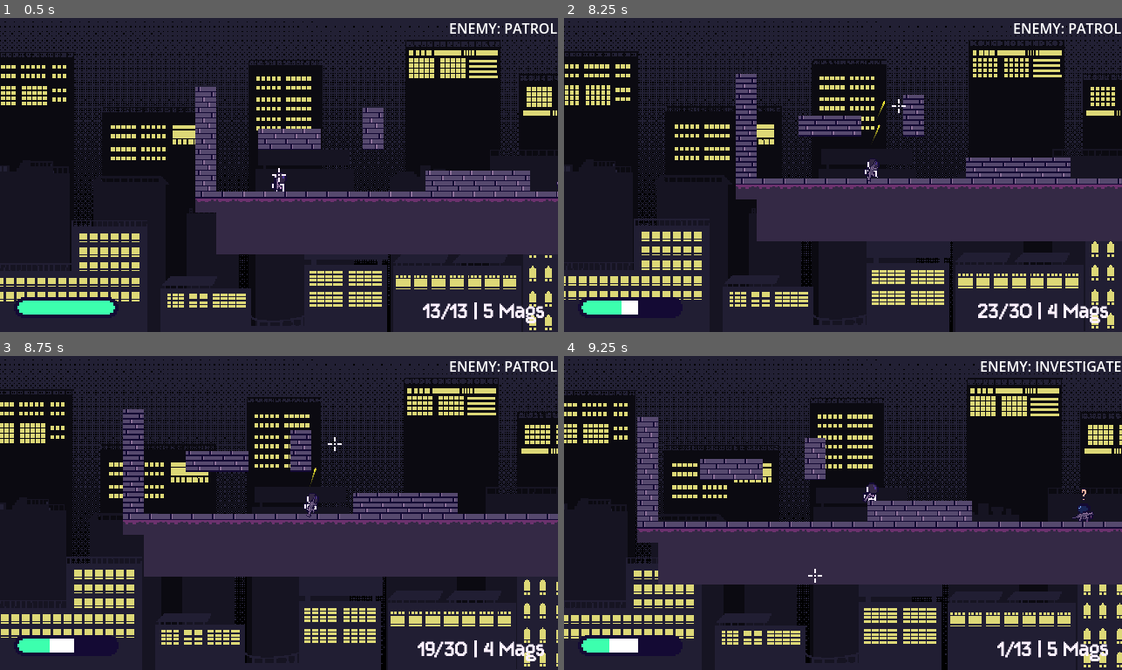
Above: before the commit, frames 1-4 (two rows, left to right).
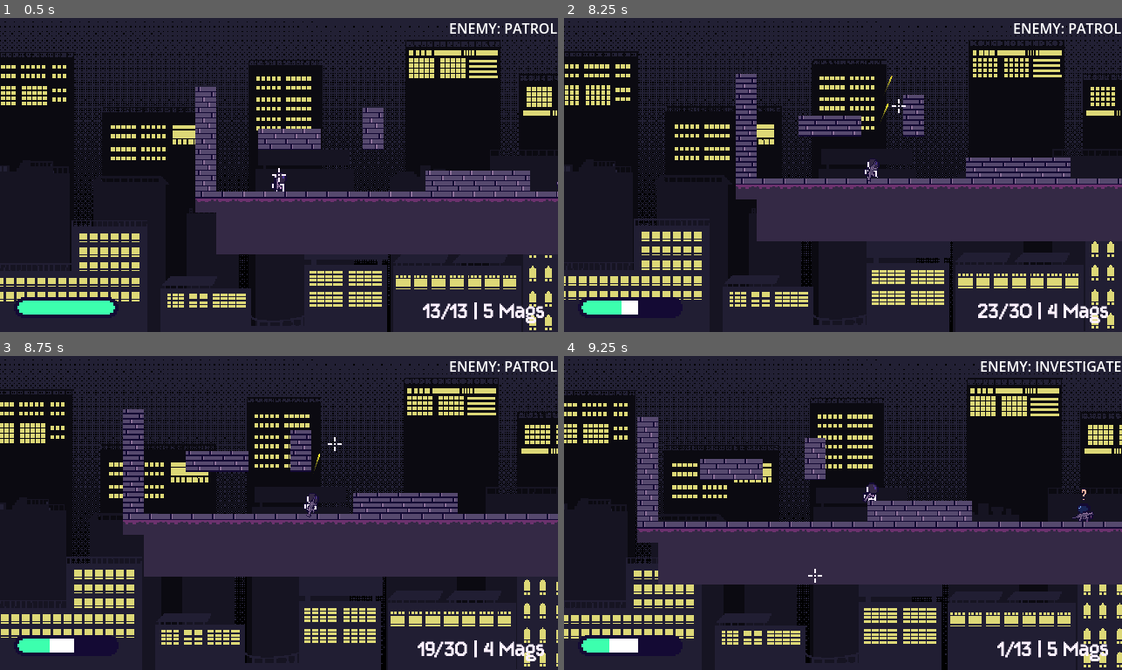
Above: after the commit, the same moments.

Repository: kyteidev/rogueshot
Game: Godot game, scene res://scenes/game_debug.tscn
The game is run twice, just before and just after one commit, with the same random seed, the same clock (stepped at 60 frames per second) and the same inputs.
Inputs (mouse positions are in pixels of both pictures, inside the frame that each line leads up to):
- Up to frame 1 (0.5 s): no input
- Up to frame 2 (8.25 s): move the mouse to (965, 159) at 0.52 s; press the mouse at (965, 159) at 0.53 s; hold D (player_right) 0.53-2.03 s; tap W (player_jump) at 0.77, 1.52, 3.02, 3.77, 4.52, 6.02, 6.77, 7.52 s; move the mouse to (731, 190) at 1.27 s; release the mouse at (731, 190) at 1.28 s; click (731, 190) at 1.35 s; move the mouse to (898, 105) at 2.02 s; hold A (player_left) 2.03-2.78 s; hold Shift (player_sprint) 2.03-2.78 s; click (898, 105) at 2.3 s; move the mouse to (815, 237) at 2.77 s; hold D (player_right) 2.78-4.28 s; tap 1 (weapon_1) at 2.85, 7.35 s; click (815, 237) at 3.05 s; move the mouse to (1010, 222) at 3.52 s; press the mouse at (1010, 222) at 3.53 s; tap 2 (weapon_2) at 3.6, 8.1 s; tap R (weapon_reload) at 4.15 s; move the mouse to (675, 127) at 4.27 s; release the mouse at (675, 127) at 4.28 s; hold A (player_left) 4.28-5.03 s; tap Q (weapon_cycle) at 4.35 s; click (675, 127) at 4.55 s; move the mouse to (870, 175) at 5.02 s; press the mouse at (870, 175) at 5.03 s; hold D (player_right) 5.03-5.78 s; move the mouse to (759, 96) at 5.77 s; release the mouse at (759, 96) at 5.78 s; hold A (player_left) 5.78-7.28 s; click (759, 96) at 5.85 s; move the mouse to (965, 159) at 6.52 s; hold Shift (player_sprint) 6.53-7.28 s; click (965, 159) at 6.8 s; move the mouse to (731, 190) at 7.27 s; hold D (player_right) from 7.28 s (still down); click (731, 190) at 7.55 s; move the mouse to (898, 105) at 8.02 s; press the mouse at (898, 105) at 8.03 s
- Up to frame 3 (8.75 s): keep holding D (player_right)
- Up to frame 4 (9.25 s): keep holding D (player_right); move the mouse to (815, 575) at 8.77 s; release the mouse at (815, 575) at 8.78 s; tap Q (weapon_cycle) at 8.85 s; tap W (player_jump) at 9.02 s; click (815, 575) at 9.05 s

Frame 1 is identical in both runs. In frame 2, less than 0.1% of the frame differs, in the area x 55-59%, y 18-40%; in frame 3, less than 0.1%; in frame 4, nothing differs.

Commit message:
fix bullet colliding with player when shooting

Diff:
--- a/scripts/enemy.gd
+++ b/scripts/enemy.gd
@@ -405,6 +405,8 @@
 		bullet_instance.rotation = weapon.global_rotation + spread_angle
 		bullet_instance.scale = Vector2(BULLET_SCALE, BULLET_SCALE)
 
+		bullet_instance.add_collision_exception_with(self)
+
 		kick_offset = min(kick_offset + WEAPON_KICK, WEAPON_KICK * 2.0)
 
 		ammo -= 1
--- a/scripts/weapon.gd
+++ b/scripts/weapon.gd
@@ -134,6 +134,7 @@
 			bullet_instance.scale = Vector2(BULLET_SCALE, BULLET_SCALE)
 
 			bullet_instance.origin_pos = weapon_muzzle.global_position
+			bullet_instance.add_collision_exception_with(player)
 
 			ammo -= 1
 
